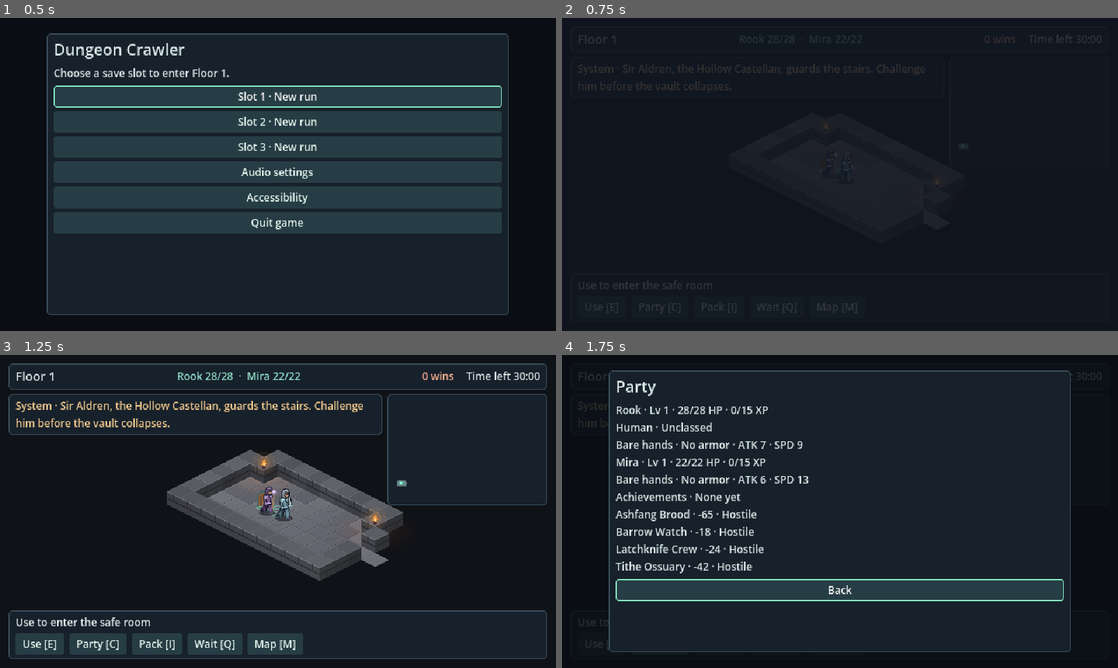
Above: before the commit, frames 1-4 (two rows, left to right).
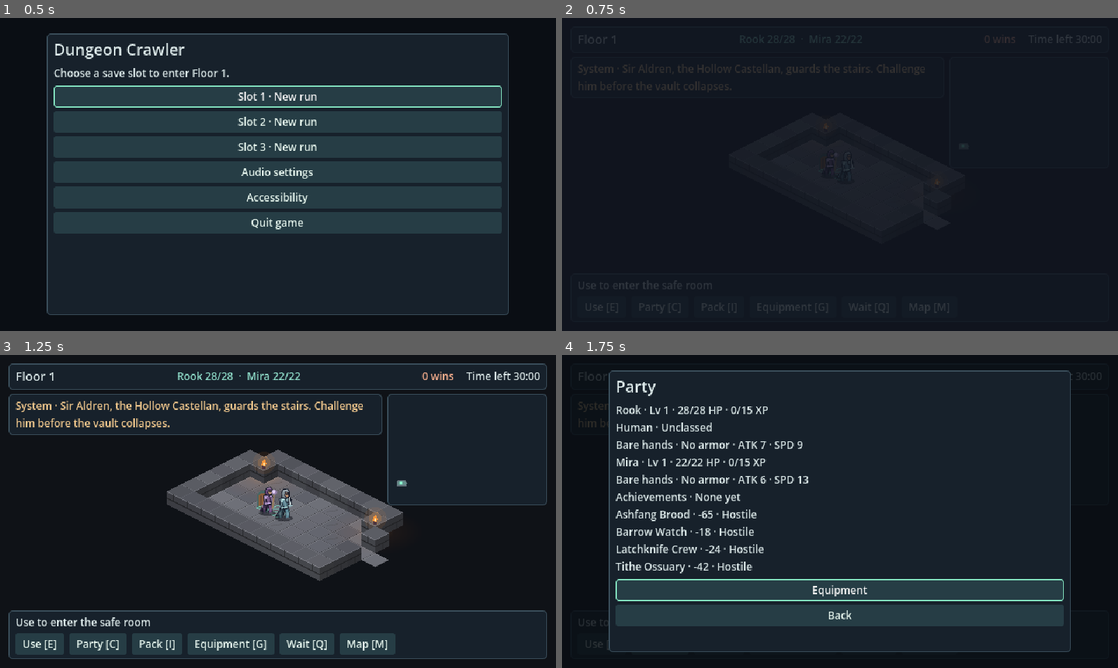
Above: after the commit, the same moments.

Repository: ChrisTitusTech/dungeon-crawler
Game: Godot game, scene res://scenes/main.tscn
Two runs of this game, one before a commit and one after it. Both use one fixed random seed, a clock stepped at 60 frames per second and the inputs below. Sound files missing from this copy of the repository are replaced by a short silence.
Inputs:
- Up to frame 1 (0.5 s): no input
- Up to frame 2 (0.75 s): click "Slot 1 · New run" at 0.5 s
- Up to frame 3 (1.25 s): no input
- Up to frame 4 (1.75 s): click "Party [C]" at 1.25 s

Frame 1 is identical in both runs. In frame 2, 0.2% of the frame differs, in the area x 35-70%, y 90-95%; in frame 3, 1.5%; in frame 4, 5.7%, in the area x 9-91%, y 73-87%.

Commit message:
Add party equipment pages

Diff:
--- a/project.godot
+++ b/project.godot
@@ -68,6 +68,10 @@
 "deadzone": 0.5,
 "events": [Object(InputEventKey,"physical_keycode":73), Object(InputEventJoypadButton,"button_index":2)]
 }
+open_equipment={
+"deadzone": 0.5,
+"events": [Object(InputEventKey,"physical_keycode":71)]
+}
 toggle_minimap={
 "deadzone": 0.5,
 "events": [Object(InputEventKey,"physical_keycode":77), Object(InputEventJoypadButton,"button_index":4)]
--- a/scenes/main.tscn
+++ b/scenes/main.tscn
@@ -167,6 +167,13 @@
 focus_mode = 0
 text = "Pack [I]"
 
+[node name="Equipment" type="Button" parent="Interface/HUD/Footer/FooterContent/Actions"]
+unique_name_in_owner = true
+visible = false
+layout_mode = 2
+focus_mode = 0
+text = "Equipment [G]"
+
 [node name="Wait" type="Button" parent="Interface/HUD/Footer/FooterContent/Actions"]
 unique_name_in_owner = true
 layout_mode = 2
--- a/scripts/core/campaign_run.gd
+++ b/scripts/core/campaign_run.gd
@@ -228,19 +228,33 @@
 
 func equip(member: BattleRules.Fighter, item: String) -> bool:
 	var definition: Dictionary = CONTENT.items.get(item, {})
-	if member.hp == 0 or member.is_pet or count(item) == 0 or not definition.has("slot"):
+	var slot: String = definition.get("slot", "")
+	if member.hp == 0 or member.is_pet or count(item) == 0 or slot not in ["weapon", "armor"]:
 		return false
 	spend_item(item)
-	if definition.slot == "weapon":
-		if not member.weapon.is_empty():
-			add_item(member.weapon)
+	unequip(member, slot)
+	if slot == "weapon":
 		member.weapon = item
 		member.weapon_bonus = definition.bonus
 	else:
-		if not member.armor.is_empty():
-			add_item(member.armor)
 		member.armor = item
 		member.armor_bonus = definition.bonus
+	return true
+
+
+func unequip(member: BattleRules.Fighter, slot: String) -> bool:
+	if member.hp == 0 or member.is_pet:
+		return false
+	if slot == "weapon" and not member.weapon.is_empty():
+		add_item(member.weapon)
+		member.weapon = ""
+		member.weapon_bonus = 0
+	elif slot == "armor" and not member.armor.is_empty():
+		add_item(member.armor)
+		member.armor = ""
+		member.armor_bonus = 0
+	else:
+		return false
 	return true
 
 
--- a/scripts/core/dungeon_game.gd
+++ b/scripts/core/dungeon_game.gd
@@ -12,6 +12,7 @@
 }
 const MOVE_HINT := "WASD, arrows, or click adjacent"
 const NO_SITE := Vector2i(-1, -1)
+const EQUIPMENT_SLOTS: Dictionary[String, String] = {"weapon": "Weapon", "armor": "Chest armor"}
 
 @export var prototype_mode: bool = false
 @export var save_directory: String = "user://"
@@ -33,6 +34,7 @@
 @onready var _interact_button: Button = %Interact
 @onready var _party_button: Button = %Party
 @onready var _inventory_button: Button = %Inventory
+@onready var _equipment_button: Button = %Equipment
 @onready var _broadcast: PanelContainer = %Broadcast
 @onready var _announcer: Label = %Announcer
 @onready var _fade: SceneFade = $Transition/Fade
@@ -72,9 +74,10 @@
 	_interact_button.pressed.connect(_interact)
 	_party_button.pressed.connect(_show_party)
 	_inventory_button.pressed.connect(_show_inventory)
+	_equipment_button.pressed.connect(_show_equipment)
 	_status.hide()
 	_landmark_hint.show()
-	for control: Control in [_interact_button, _party_button, _inventory_button, _broadcast]:
+	for control: Control in [_interact_button, _party_button, _inventory_button, _equipment_button, _broadcast]:
 		control.show()
 	_menu = RUN_MENU.instantiate() as CampaignMenu
 	_interface.add_child(_menu)
@@ -164,6 +167,7 @@
 	_interact_button.text = "Use [A]" if gamepad else "Use [E]"
 	_party_button.text = "Party [Y]" if gamepad else "Party [C]"
 	_inventory_button.text = "Pack [X]" if gamepad else "Pack [I]"
+	_equipment_button.text = "Equipment" if gamepad else "Equipment [G]"
 	_wait_button.text = "Wait [RB]" if gamepad else "Wait [Q]"
 	_map_button.text = "Map [View]" if gamepad else "Map [M]"
 
@@ -184,6 +188,8 @@
 		_show_party()
 	elif _run != null and event.is_action_pressed(&"open_inventory"):
 		_show_inventory()
+	elif _run != null and event.is_action_pressed(&"open_equipment"):
+		_show_equipment()
 	elif _run != null and event.is_action_pressed(&"pause"):
 		_show_pause()
 	elif event.is_action_pressed(&"toggle_minimap"):
@@ -706,11 +712,66 @@
 			materials.append(label)
 		else:
 			choices.append(CampaignMenu.choice(label, _choose_item_target.bind(item)))
+	choices.append(CampaignMenu.choice("Equipment", _show_equipment.bind(_show_inventory)))
 	choices.append(CampaignMenu.choice("Back", _hide_menu))
 	var detail := "Open reward boxes in the safe room. Select supplies or equipment to choose a party member."
 	if not materials.is_empty():
 		detail += "\n\nMaterials · " + ", ".join(materials)
 	_present("Party pack", detail, choices)
+
+
+func _show_equipment(back: Callable = Callable()) -> void:
+	if not back.is_valid():
+		back = _hide_menu
+	var choices: Array[Dictionary] = []
+	for member: BattleRules.Fighter in _party:
+		var weapon: String = CampaignRun.CONTENT.items.get(member.weapon, {}).get("name", "Bare hands")
+		var armor: String = CampaignRun.CONTENT.items.get(member.armor, {}).get("name", "No chest armor")
+		var gear: String = "Pet" if member.is_pet else "%s · %s" % [weapon, armor]
+		if member.hp == 0:
+			gear += " · Fallen"
+		choices.append(CampaignMenu.choice("%s · %s" % [member.name, gear],
+			_show_member_equipment.bind(member, _show_equipment.bind(back)), member.is_pet or member.hp == 0))
+	choices.append(CampaignMenu.choice("Back", back))
+	_present("Equipment", "", choices, true, back)
+
+
+func _show_member_equipment(member: BattleRules.Fighter, back: Callable) -> void:
+	var choices: Array[Dictionary] = []
+	for slot: String in EQUIPMENT_SLOTS:
+		var equipped: String = member.weapon if slot == "weapon" else member.armor
+		var item_name: String = CampaignRun.CONTENT.items.get(equipped, {}).get("name", "Empty")
+		choices.append(CampaignMenu.choice("%s · %s" % [EQUIPMENT_SLOTS[slot], item_name],
+			_show_equipment_slot.bind(member, slot, _show_member_equipment.bind(member, back))))
+	choices.append(CampaignMenu.choice("Back to equipment", back))
+	_present("Equipment · %s" % member.name, "", choices, true, back)
+
+
+func _show_equipment_slot(member: BattleRules.Fighter, slot: String, back: Callable) -> void:
+	var equipped: String = member.weapon if slot == "weapon" else member.armor
+	var current: Dictionary = CampaignRun.CONTENT.items.get(equipped, {})
+	var detail: String = "Empty slot" if current.is_empty() else "Equipped · %s · %s" % [current.name, current.description]
+	var choices: Array[Dictionary] = []
+	var items: Array = _run.inventory.keys()
+	items.sort()
+	for item: String in items:
+		var definition: Dictionary = CampaignRun.CONTENT.items.get(item, {})
+		if definition.get("slot") == slot and item != equipped:
+			var label: String = "Equip %s ×%d · %s" % [definition.name, _run.count(item), definition.description]
+			choices.append(CampaignMenu.choice(label, _change_equipment.bind(member, slot, item, back)))
+	if choices.is_empty():
+		detail += "\nNo other gear for this slot in the pack." if not equipped.is_empty() else "\nNo gear for this slot in the pack."
+	if not equipped.is_empty():
+		choices.append(CampaignMenu.choice("Unequip to pack", _change_equipment.bind(member, slot, "", back)))
+	choices.append(CampaignMenu.choice("Back to %s" % member.name, back))
+	_present("%s · %s" % [member.name, EQUIPMENT_SLOTS[slot]], detail, choices, true, back)
+
+
+func _change_equipment(member: BattleRules.Fighter, slot: String, item: String, back: Callable) -> void:
+	var applied: bool = _run.unequip(member, slot) if item.is_empty() else _run.equip(member, item)
+	if applied:
+		_refresh_exploration(_save() if _run.at_camp() else "Updated %s's equipment." % member.name)
+		_show_equipment_slot(member, slot, back)
 
 
 func _show_crafting(message: String = "") -> void:
@@ -861,6 +922,7 @@
 	for faction: String in _run.reputation:
 		var standing: String = "Truce" if _run.has_truce(faction) else "Hostile"
 		lines.append("%s · %d · %s" % [CampaignRun.CONTENT.factions[faction].name, _run.reputation[faction], standing])
+	choices.append(CampaignMenu.choice("Equipment", _show_equipment.bind(_show_party)))
 	choices.append(CampaignMenu.choice("Back", _hide_menu))
 	_present("Party", "\n".join(lines), choices)
 
--- a/tests/test_floor_one.gd
+++ b/tests/test_floor_one.gd
@@ -81,6 +81,64 @@
 		event.button_index = button
 		event.pressed = pressed
 		get_viewport().push_input(event)
+
+
+func test_equipment_menu_filters_gear_and_saves_slot_changes() -> void:
+	var game: DungeonGame = GAME.instantiate() as DungeonGame
+	game.save_directory = _directory
+	add_child_autofree(game)
+	game._new_slot(1)
+	game._interact()
+	assert_true(game._run.at_camp())
+	game._run.add_item("iron_blade")
+	game._run.add_item("hide_coat")
+	game._run.add_item("marshal_mail")
+	var rook: BattleRules.Fighter = game._run.party[0]
+	var heading: Label = game._menu.get_node("%Heading")
+	var detail: Label = game._menu.get_node("%Detail")
+	var choices: VBoxContainer = game._menu.get_node("%Choices")
+
+	var shortcut := InputEventKey.new()
+	shortcut.physical_keycode = KEY_G
+	shortcut.pressed = true
+	get_viewport().push_input(shortcut)
+	assert_eq(heading.text, "Equipment")
+	_tap_pad(JOY_BUTTON_A)
+	assert_eq(heading.text, "Equipment · Rook")
+	_tap_pad(JOY_BUTTON_A)
+	assert_eq(heading.text, "Rook · Weapon")
+	assert_eq(choices.get_child_count(), 2, "Only the blade and Back belong in the weapon menu.")
+	_tap_pad(JOY_BUTTON_A)
+	assert_eq(rook.weapon, "iron_blade")
+	assert_eq(rook.weapon_bonus, 3)
+	assert_eq(game._run.count("iron_blade"), 0)
+
+	_tap_pad(JOY_BUTTON_B)
+	_tap_pad(JOY_BUTTON_DPAD_DOWN)
+	_tap_pad(JOY_BUTTON_A)
+	assert_eq(heading.text, "Rook · Chest armor")
+	assert_eq(choices.get_child_count(), 3, "Only the two chest pieces and Back belong in this menu.")
+	_tap_pad(JOY_BUTTON_A)
+	assert_eq(rook.armor, "hide_coat")
+	assert_string_contains(detail.text, "Hide coat")
+	_tap_pad(JOY_BUTTON_A)
+	assert_eq(rook.armor, "marshal_mail")
+	assert_eq(rook.armor_bonus, CampaignRun.CONTENT.items["marshal_mail"].bonus)
+	assert_eq(game._run.count("hide_coat"), 1, "Swapping chest pieces returns the old one to the pack.")
+	assert_eq(CampaignSave.read(_directory, 1).party[0].armor, "marshal_mail")
+
+	_tap_pad(JOY_BUTTON_DPAD_DOWN)
+	_tap_pad(JOY_BUTTON_A)
+	assert_eq(rook.armor, "")
+	assert_eq(rook.armor_bonus, 0)
+	assert_eq(game._run.count("marshal_mail"), 1)
+	assert_eq(rook.weapon, "iron_blade")
+	assert_eq(CampaignSave.read(_directory, 1).party[0].armor, "")
+	assert_string_contains(detail.text, "Empty slot")
+	_tap_pad(JOY_BUTTON_B)
+	_tap_pad(JOY_BUTTON_B)
+	_tap_pad(JOY_BUTTON_B)
+	assert_false(game._menu.visible)
 
 
 func test_seed_repeats_and_rooms_stay_connected() -> void:
--- a/tests/test_foundation.gd
+++ b/tests/test_foundation.gd
@@ -16,7 +16,7 @@
 	var exploration_actions: Array[StringName] = [
 		&"move_up", &"move_down", &"move_left", &"move_right",
 		&"interact", &"select_tile", &"wait_turn", &"open_party",
-		&"open_inventory", &"toggle_minimap", &"pause",
+		&"open_inventory", &"open_equipment", &"toggle_minimap", &"pause",
 	]
 	for action: StringName in exploration_actions:
 		assert_true(InputMap.has_action(action), "Missing input action: %s" % action)
